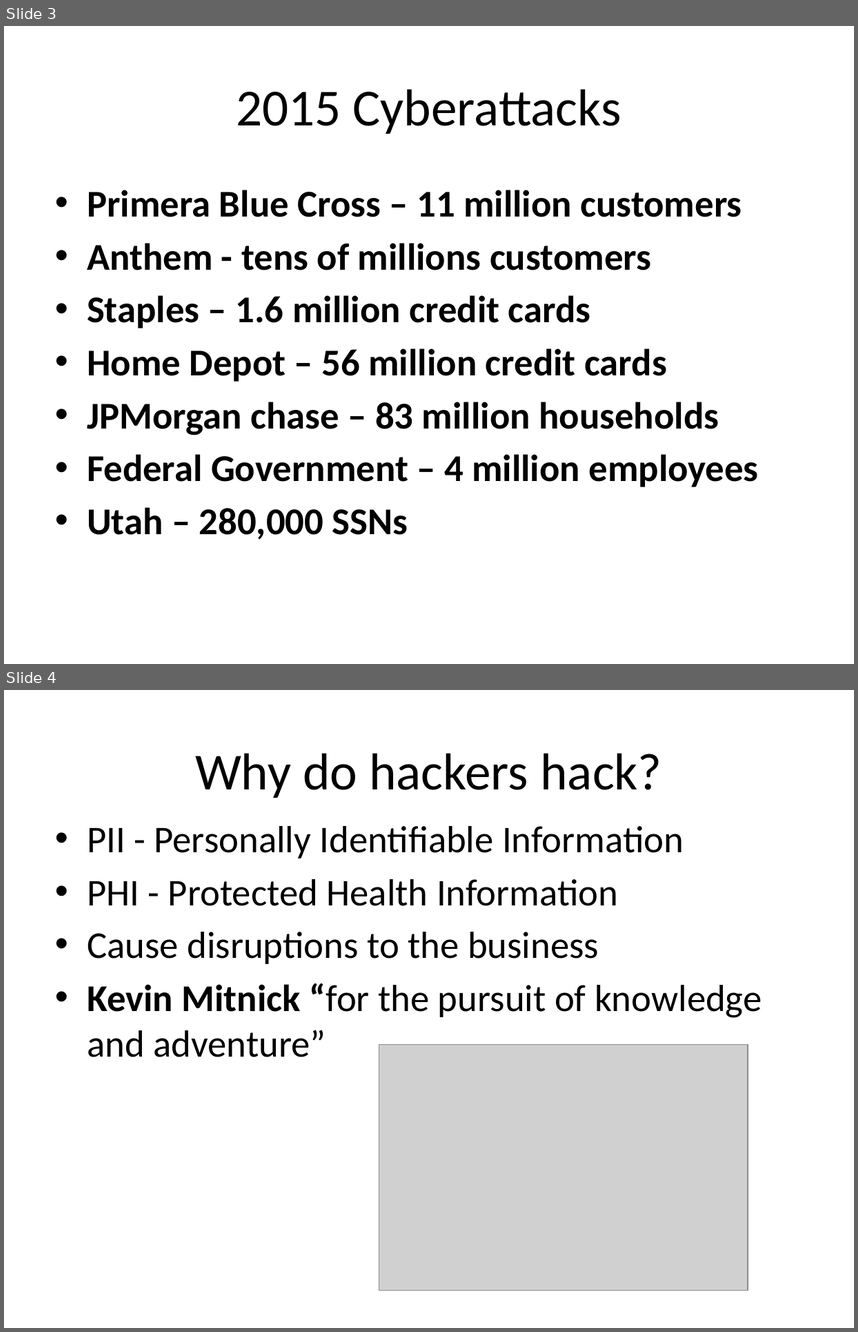
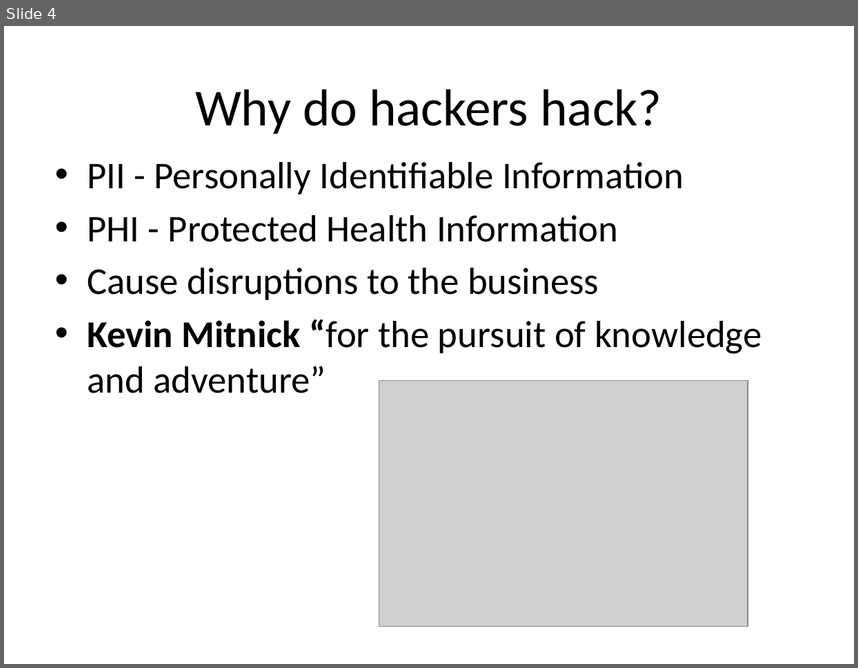
Before and after one commit to casmos1/Learning, a slide deck: Security/Content/Documents/Security.pptx. Shown one above the other, each under a label of ours: slides 3 and 4 before the commit, slide 4 after it. The pictures are 858x1332 and 858x668 pixels, drawn with LibreOffice and Linux fonts; fonts in the diff are those of the drawing; grey boxes stand for pictures. Boxes give left, top, right and bottom in pixels: in the first picture for what was removed or moved away, otherwise in the second. Text is boxed around its words. In the diff, an @@ line names an element or a change of style, - is before the commit and + after.

```diff
--- a/Security/Content/Documents/Security.pptx
+++ b/Security/Content/Documents/Security.pptx
@@ slide 3 removed at (4,26,854,664), background #FFFFFF @@
@@ title removed at (236,89,622,134) @@
-2015 Cyberattacks
@@ text removed at (87,190,759,539) @@
-• Primera Blue Cross – 11 million customers
-• Anthem - tens of millions customers
-• Staples – 1.6 million credit cards
-• Home Depot – 56 million credit cards
-• JPMorgan chase – 83 million households
-• Federal Government – 4 million employees
-• Utah – 280,000 SSNs
```
Also in this commit, not shown: 5 slides changed, 4 slides added, 7 other files.
